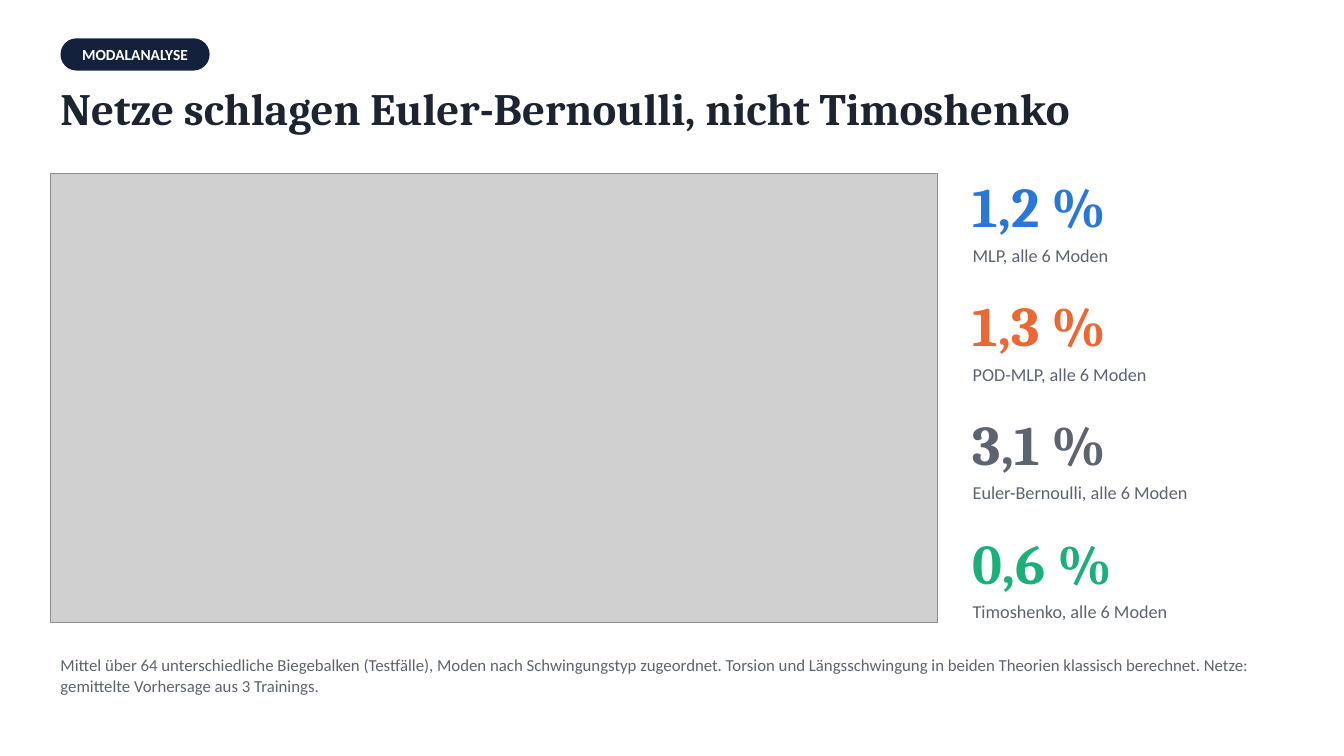
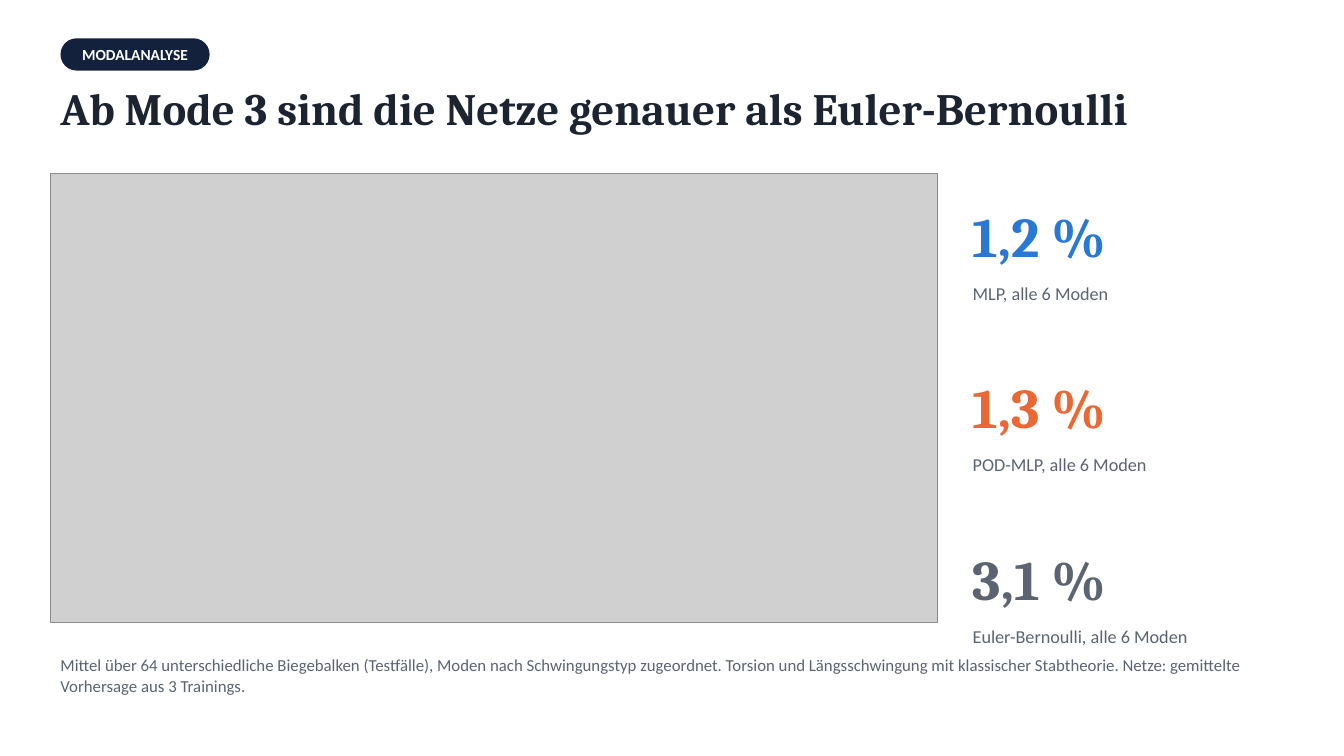
Before and after one commit to mircobuck/Seminar-I---Neuronale-Netz-als-Ersatzmodell-fuer-strukturmechanische-Berechnung, a slide deck: slide 6 of Praesentation/Vortrag_MLP_POD-MLP_v2.pptx. Drawn at 1344x756 pixels with LibreOffice and Linux fonts; fonts in the diff are those of the drawing; grey boxes stand for pictures. Boxes give left, top, right and bottom in pixels: in the first picture for what was removed or moved away, otherwise in the second. Text is boxed around its words. In the diff, an @@ line names an element or a change of style, - is before the commit and + after.

```diff
--- a/Praesentation/Vortrag_MLP_POD-MLP_v2.pptx
+++ b/Praesentation/Vortrag_MLP_POD-MLP_v2.pptx
@@ text at (60, 94, 1128, 135): text changed @@
-Netze schlagen Euler-Bernoulli, nicht Timoshenko
+Ab Mode 3 sind die Netze genauer als Euler-Bernoulli
@@ text "1,2 %": place and size @@
-text "1,2 %" at (973, 189, 1040, 235)
+text "1,2 %" at (973, 219, 1040, 265)
@@ text "MLP, alle 6 Moden": place and size @@
-text "MLP, alle 6 Moden" at (973, 249, 1108, 264)
+text "MLP, alle 6 Moden" at (973, 287, 1108, 302)
@@ text "1,3 %": place and size @@
-text "1,3 %" at (973, 308, 1040, 354)
+text "1,3 %" at (973, 390, 1040, 436)
@@ text "POD-MLP, alle 6 Moden": place and size @@
-text "POD-MLP, alle 6 Moden" at (973, 368, 1146, 383)
+text "POD-MLP, alle 6 Moden" at (973, 458, 1146, 473)
@@ text "3,1 %": place and size @@
-text "3,1 %" at (973, 427, 1040, 473)
+text "3,1 %" at (973, 562, 1040, 608)
@@ text removed at (973, 546, 1046, 592) @@
-0,6 %
@@ text "Euler-Bernoulli, alle 6 Moden": place and size @@
-text "Euler-Bernoulli, alle 6 Moden" at (973, 486, 1187, 501)
+text "Euler-Bernoulli, alle 6 Moden" at (973, 630, 1187, 645)
@@ text removed at (973, 605, 1167, 620) @@
-Timoshenko, alle 6 Moden
@@ text at (60, 659, 1240, 695): text changed @@
-Mittel über 64 unterschiedliche Biegebalken (Testfälle), Moden nach Schwingungstyp zugeordnet. Torsion und Längsschwingung in beiden Theorien klassisch berechnet. Netze: gemittelte Vorhersage aus 3 Trainings.
+Mittel über 64 unterschiedliche Biegebalken (Testfälle), Moden nach Schwingungstyp zugeordnet. Torsion und Längsschwingung mit klassischer Stabtheorie. Netze: gemittelte Vorhersage aus 3 Trainings.
```
Also in this commit, not shown: 1 other slide changed, 3 other files.
